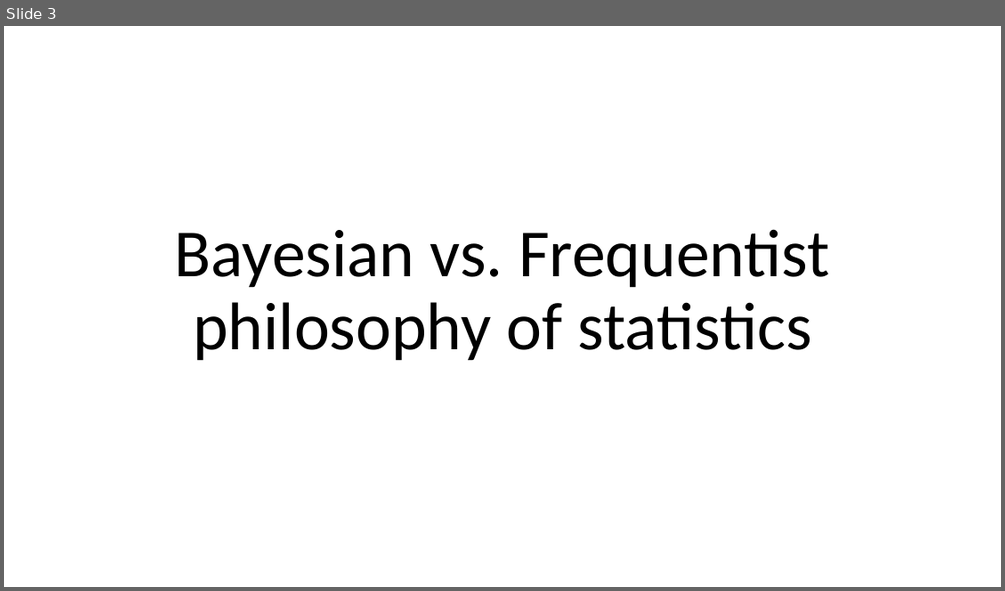
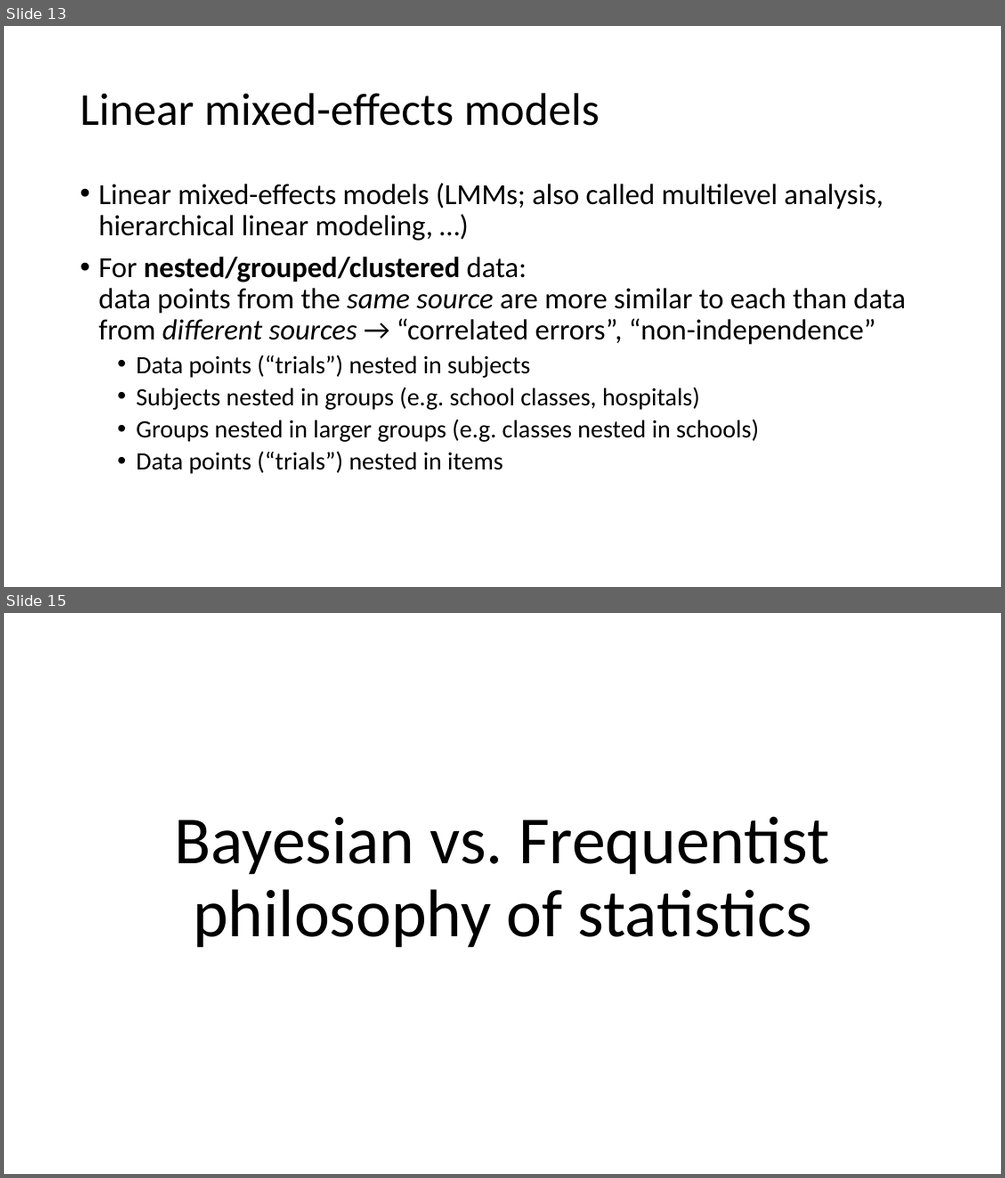
Before and after one commit to julianquandt/M3-brms-intro, a slide deck: intro_to_brms.pptx. Shown one above the other, each under a label of ours: slide 3 before the commit, slides 13 and 15 after it; the slides between them are not shown. The pictures are 1005x591 and 1005x1178 pixels, drawn with LibreOffice and Linux fonts; fonts in the diff are those of the drawing. Boxes give left, top, right and bottom in pixels: in the first picture for what was removed or moved away, otherwise in the second. Text is boxed around its words. In the diff, an @@ line names an element or a change of style, - is before the commit and + after.

Commit message:
Added initial part on philosophy of mixed models

```diff
--- a/intro_to_brms.pptx
+++ b/intro_to_brms.pptx
@@ slide 13 added at [4, 26, 1001, 587], background #FFFFFF @@
@@ title added at [80, 93, 599, 126], 44 pt, text #000000 @@
+Linear mixed-effects models
@@ text added at [98, 183, 906, 474], 28 pt, text #000000 @@
+• Linear mixed-effects models (LMMs; also called multilevel analysis, hierarchical linear modeling, …)
+• For nested/grouped/clustered data:
+  data points from the same source are more similar to each than data from different sources → “correlated errors”, “non-independence”
+  • Data points (“trials”) nested in subjects
+  • Subjects nested in groups (e.g. school classes, hospitals)
+  • Groups nested in larger groups (e.g. classes nested in schools)
+  • Data points (“trials”) nested in items
@@ what was slide 3 is now slide 15 @@
```
Also in this commit, not shown: 3 slides changed, 12 other slides added, 2 slides removed.
